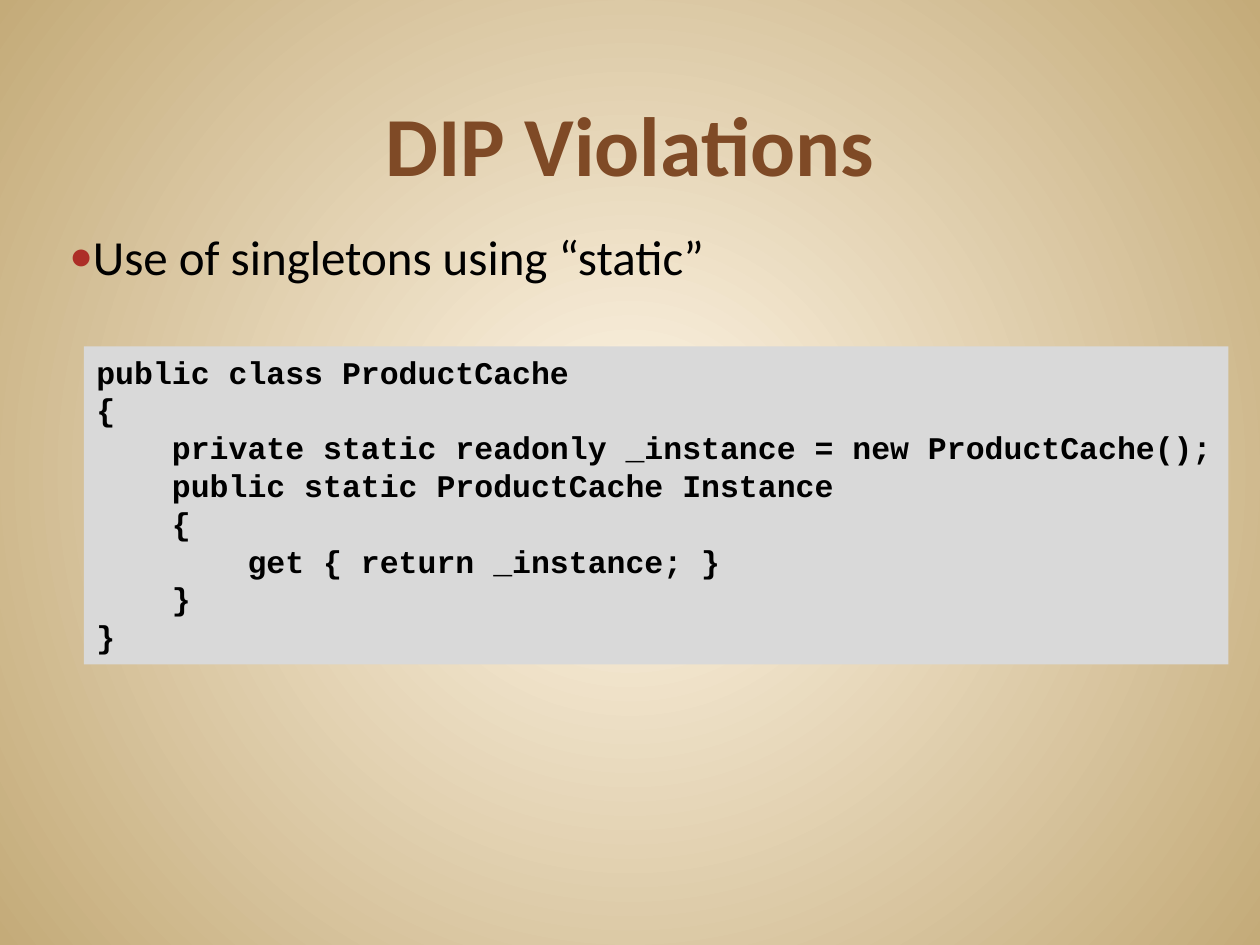
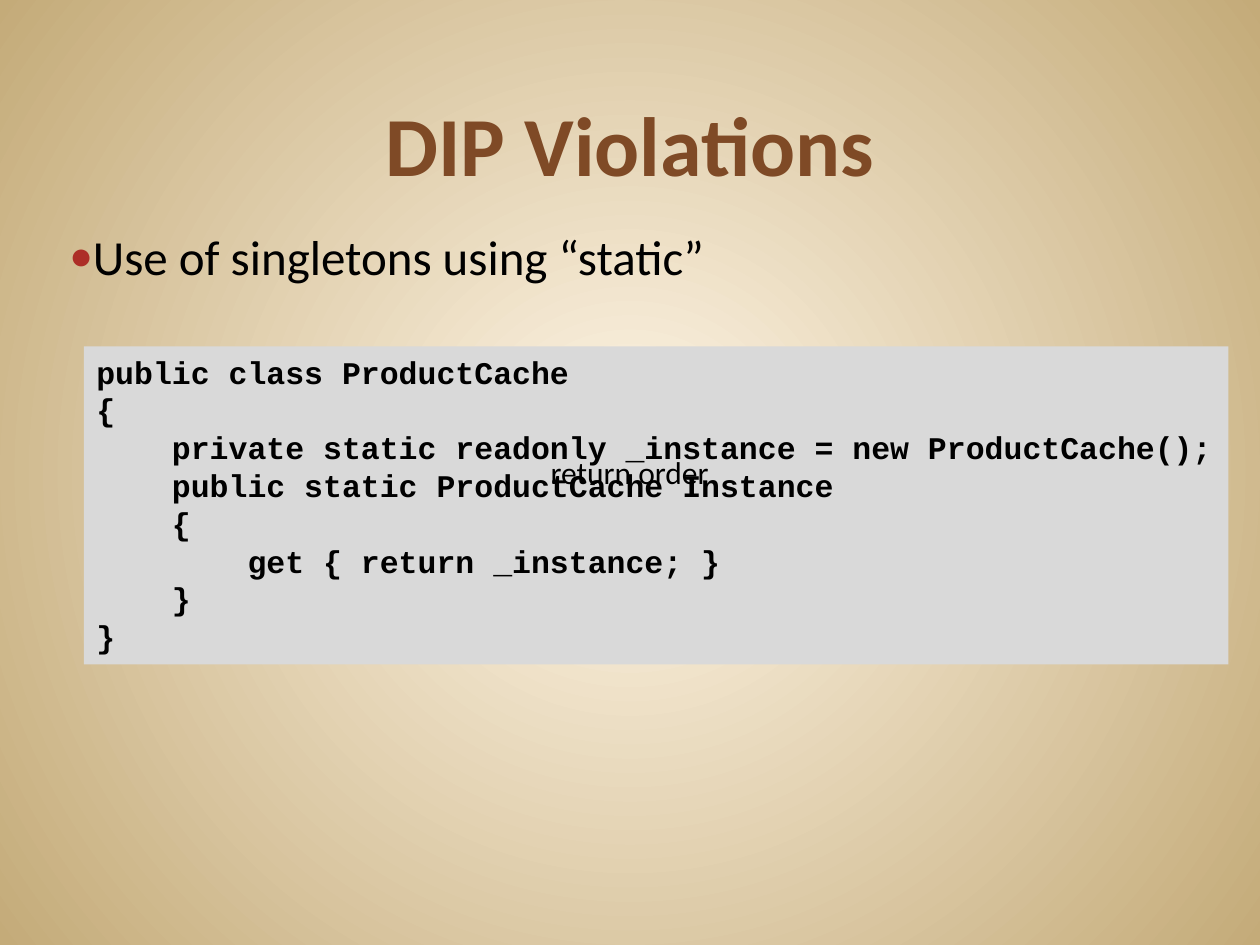
Before and after one commit to JonKruger/solid-principles, a slide deck: slide 65 of SOLID Software Design Principles - without small methods.pptx. Drawn at 1260x945 pixels with LibreOffice and Linux fonts; fonts in the diff are those of the drawing. Boxes give left, top, right and bottom in pixels: in the first picture for what was removed or moved away, otherwise in the second. Text is boxed around its words. In the diff, an @@ line names an element or a change of style, - is before the commit and + after.

```diff
--- a/SOLID Software Design Principles - without small methods.pptx
+++ b/SOLID Software Design Principles - without small methods.pptx
@@ text added at box(551, 458, 708, 492), 18 pt, text #000000 @@
+return order
```
Also in this commit, not shown: 4 other slides changed, 1 other file.
